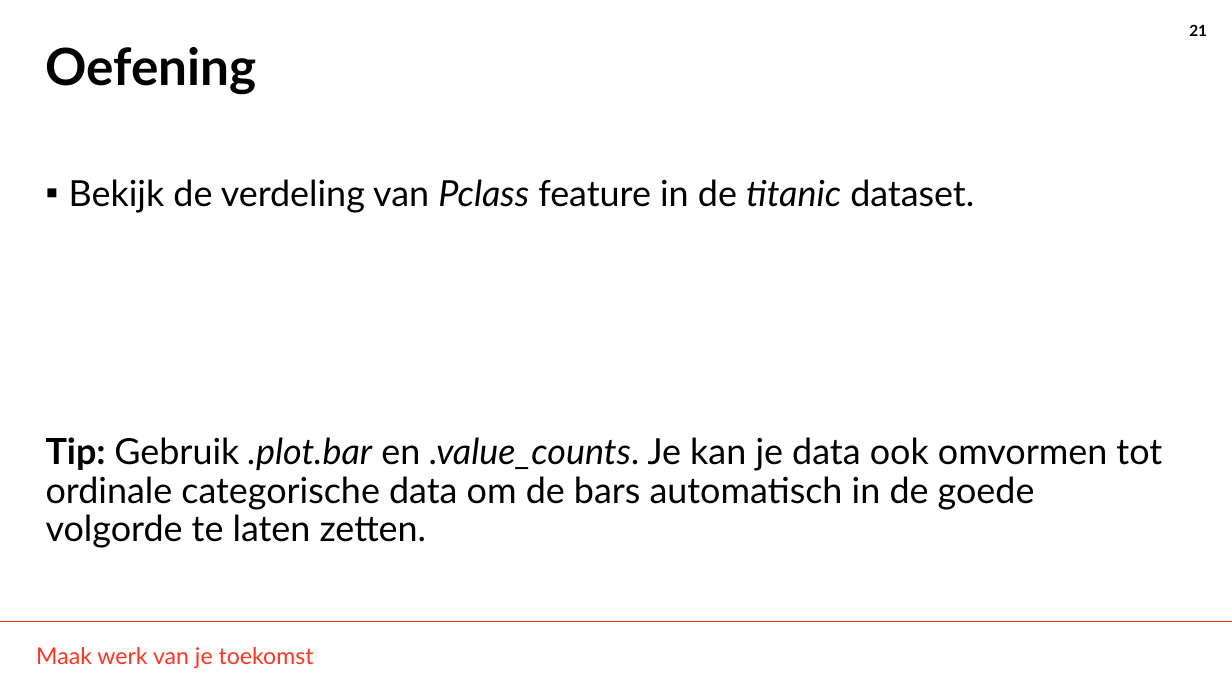
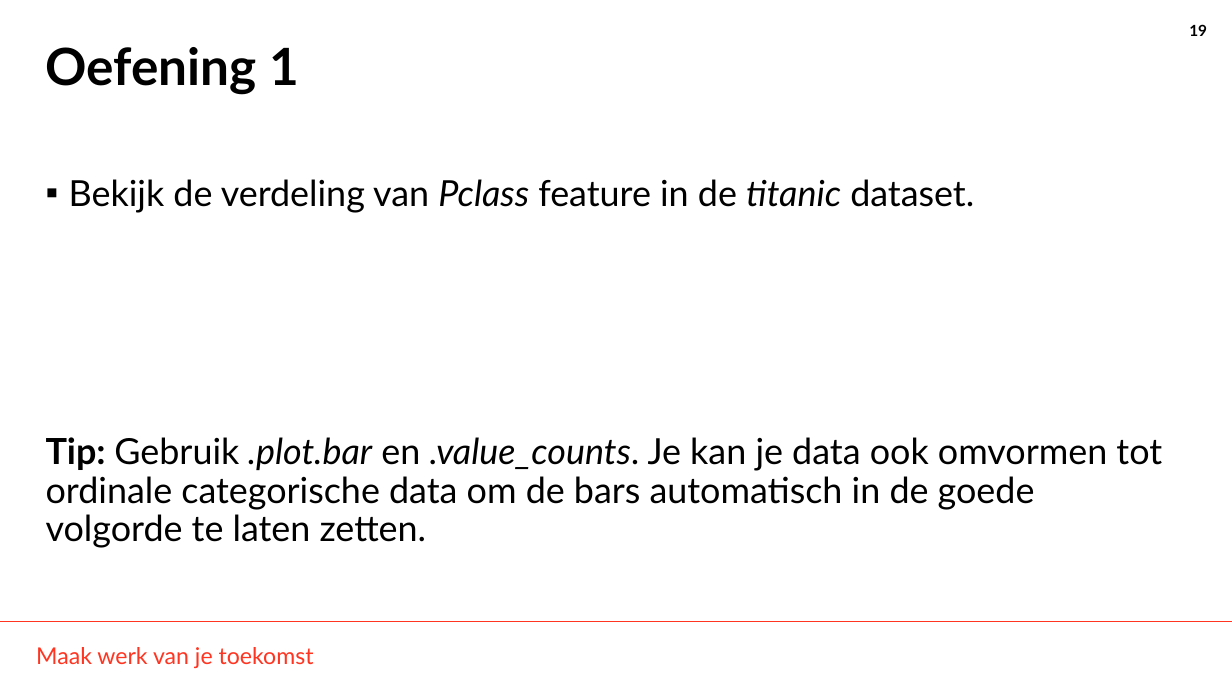
Before and after one commit to THellemans/data-science-syntra-ab, a slide deck: slide 19 of 06 statistiek/04 Numerieke data verdelingen verkennen/04 Numerieke data verdelingen verkennen.pptx (slide 21 before the commit). Drawn at 1232x693 pixels with LibreOffice and Linux fonts; fonts in the diff are those of the drawing; background and template pictures are left out. Boxes give left, top, right and bottom in pixels: in the first picture for what was removed or moved away, otherwise in the second. Text is boxed around its words. In the diff, an @@ line names an element or a change of style, - is before the commit and + after.

```diff
--- a/06 statistiek/04 Numerieke data verdelingen verkennen/04 Numerieke data verdelingen verkennen.pptx
+++ b/06 statistiek/04 Numerieke data verdelingen verkennen/04 Numerieke data verdelingen verkennen.pptx
@@ page number at bbox=[1189, 24, 1207, 36]: text changed @@
-21
+19
@@ title at bbox=[46, 47, 299, 95]: text changed @@
-Oefening
+Oefening 1
```
Also in this commit, not shown: 12 other slides changed, 12 slides added, 3 slides removed, 29 other files.
